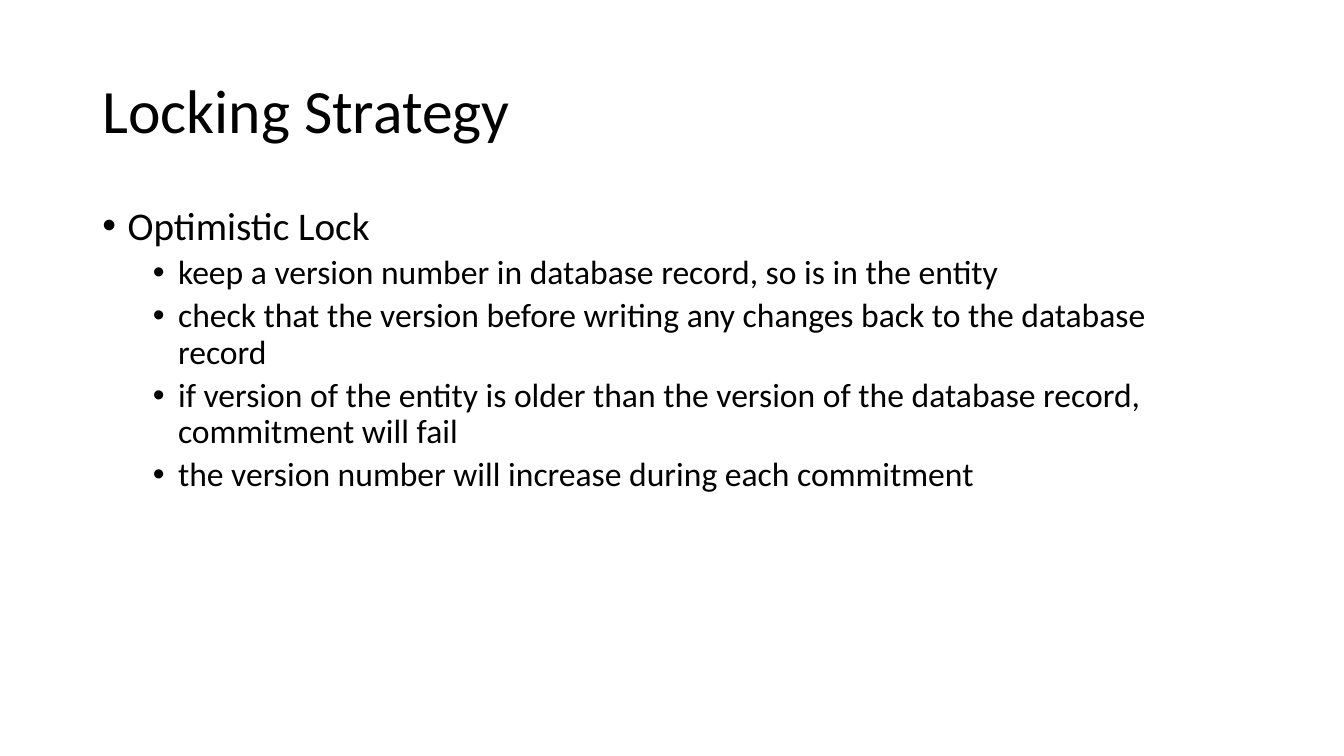
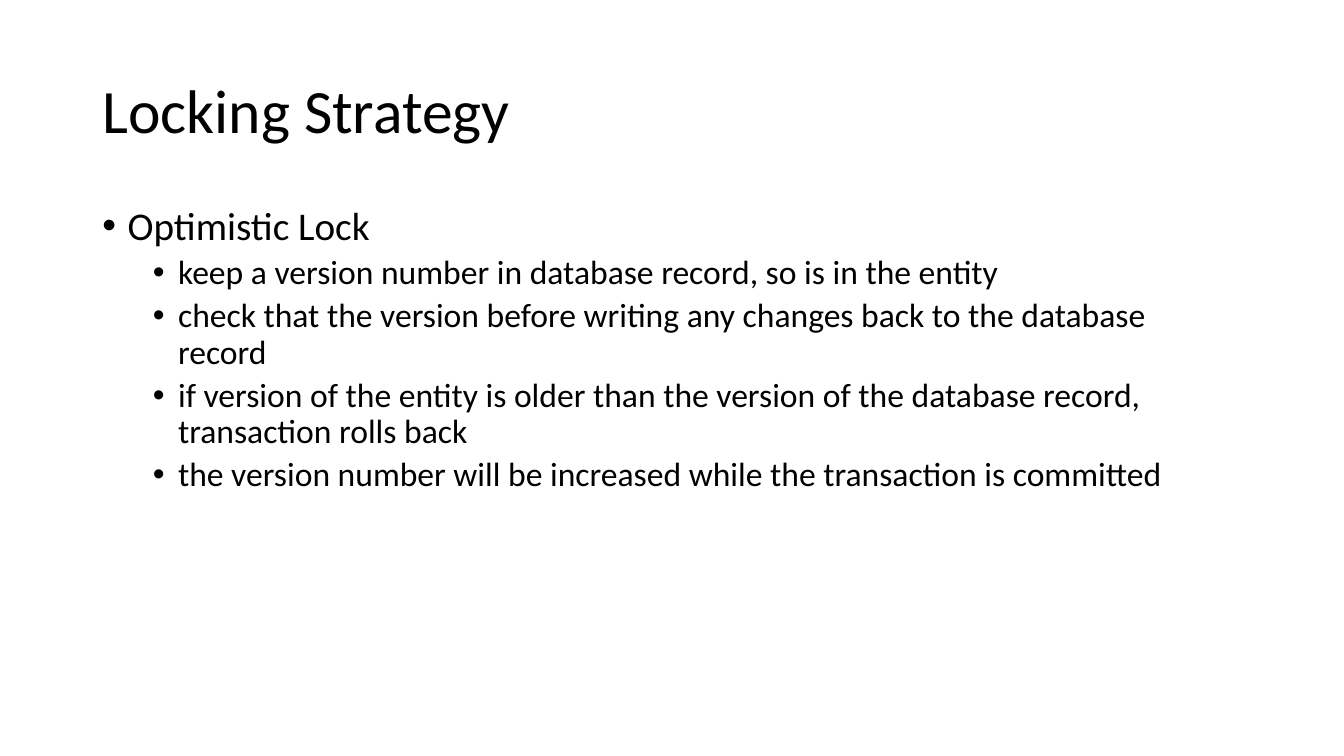
Before and after one commit to lawren43/mytest-repo, a slide deck: slide 24 of test-springmvc/doc/2.JPA Programming.pptx (slide 25 before the commit). Drawn at 1344x756 pixels with LibreOffice and Linux fonts; fonts in the diff are those of the drawing. Boxes give left, top, right and bottom in pixels: in the first picture for what was removed or moved away, otherwise in the second. Text is boxed around its words. In the diff, an @@ line names an element or a change of style, - is before the commit and + after.

```diff
--- a/test-springmvc/doc/2.JPA Programming.pptx
+++ b/test-springmvc/doc/2.JPA Programming.pptx
@@ text at [178,383,1161,487]: text changed @@
-  • if version of the entity is older than the version of the database record, commitment will fail
-  • the version number will increase during each commitment
+  • if version of the entity is older than the version of the database record, transaction rolls back
+  • the version number will be increased while the transaction is committed
```
Also in this commit, not shown: 5 other slides changed, 5 slides added, 5 slides removed, 8 other files.
